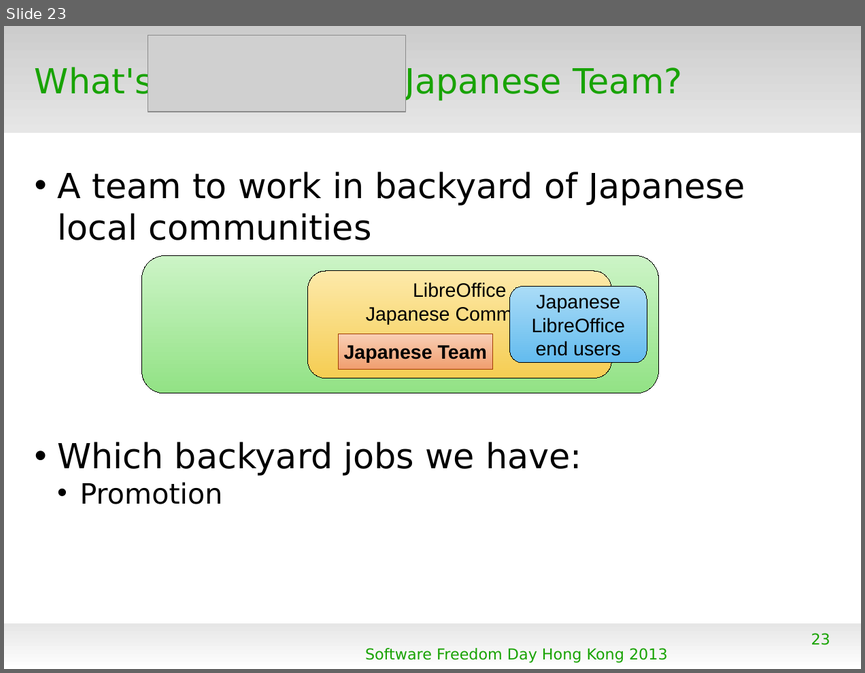
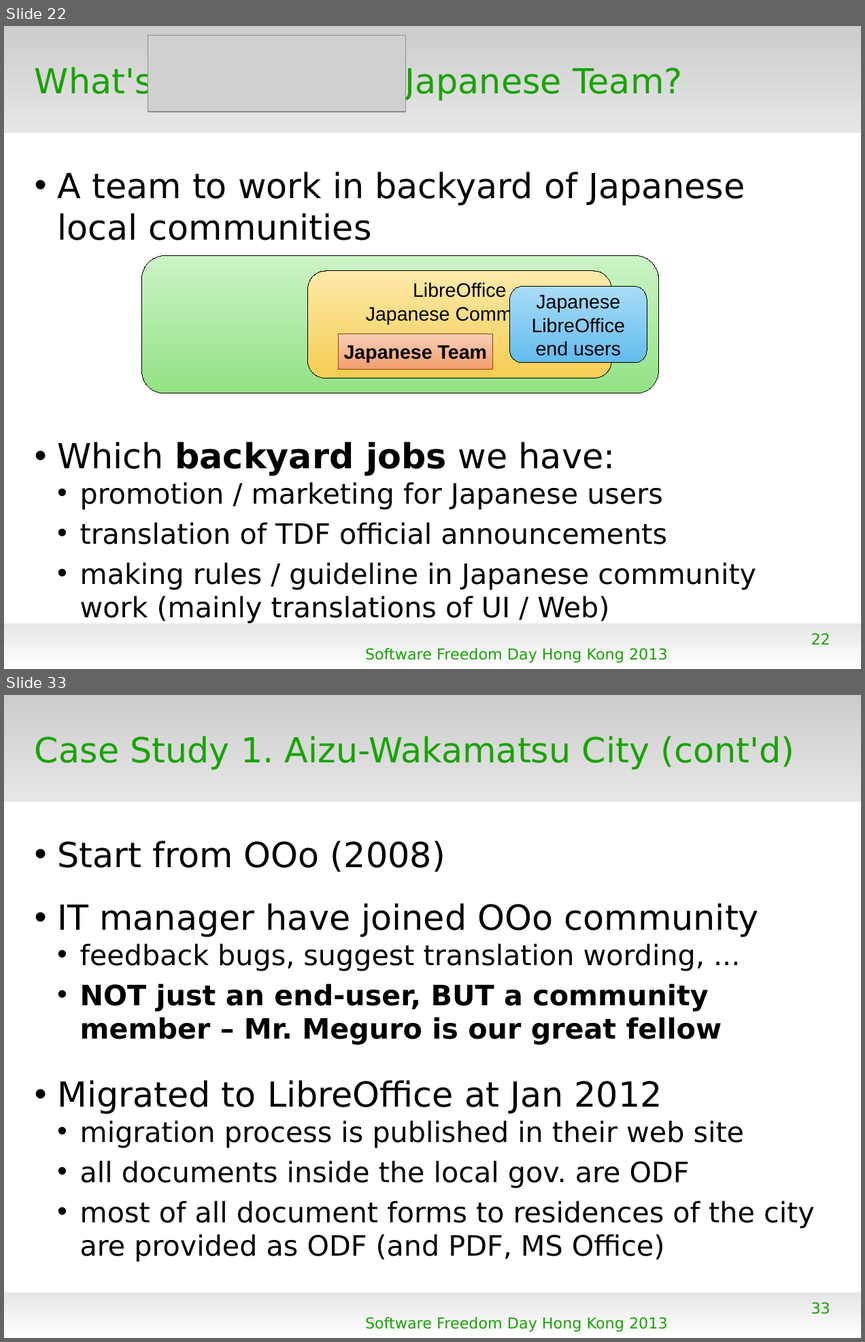
Before and after one commit to naruoga/KantoLibreOffice, a slide deck: others/SFD2013HK.odp. Shown one above the other, each under a label of ours: slide 23 before the commit, slides 22 and 33 after it; the slides between them are not shown. The pictures are 865x673 and 865x1342 pixels, drawn with LibreOffice and Linux fonts; fonts in the diff are those of the drawing; grey boxes stand for pictures; background and template pictures are left out. Boxes give left, top, right and bottom in pixels: in the first picture for what was removed or moved away, otherwise in the second. Text is boxed around its words. In the diff, an @@ line names an element or a change of style, - is before the commit and + after.

```diff
--- a/others/SFD2013HK.odp
+++ b/others/SFD2013HK.odp
@@ slide 33 added at bbox=[4, 695, 861, 1338], background #FFFFFF; not listed: 2 template elements that a slide beside it also shows @@
@@ title added at bbox=[35, 736, 794, 770], 32 pt, text #18A303 @@
+Case Study 1. Aizu-Wakamatsu City (cont'd)
@@ text added at bbox=[57, 841, 815, 1261], 26 pt, text #000000 @@
+• Start from OOo (2008)
+• IT manager have joined OOo community
+  • feedback bugs, suggest translation wording, ...
+  • NOT just an end-user, BUT a community member – Mr. Meguro is our great fellow
+• Migrated to LibreOffice at Jan 2012
+  • migration process is published in their web site
+  • all documents inside the local gov. are ODF
+  • most of all document forms to residences of the city are provided as ODF (and PDF, MS Office)
@@ page number added at bbox=[811, 1302, 830, 1314], 14 pt, text #18A303 @@
+33
@@ text added at bbox=[365, 1317, 668, 1331], 14 pt, text #18A303 @@
+Software Freedom Day Hong Kong 2013
@@ what was slide 23 is now slide 22 @@
@@ slide 22 changed as well @@
@@ text at bbox=[57, 441, 615, 475]: bold on in "backyard jobs" @@
@@ text at bbox=[80, 482, 756, 623]: text changed @@
-  • Promotion
+  • promotion / marketing for Japanese users
+  • translation of TDF official announcements
+  • making rules / guideline in Japanese community work (mainly translations of UI / Web)
@@ page number at bbox=[811, 633, 830, 644]: text changed @@
-23
+22
```
Also in this commit, not shown: 8 other slides changed, 14 other slides added, 3 slides removed, 2 other files.
